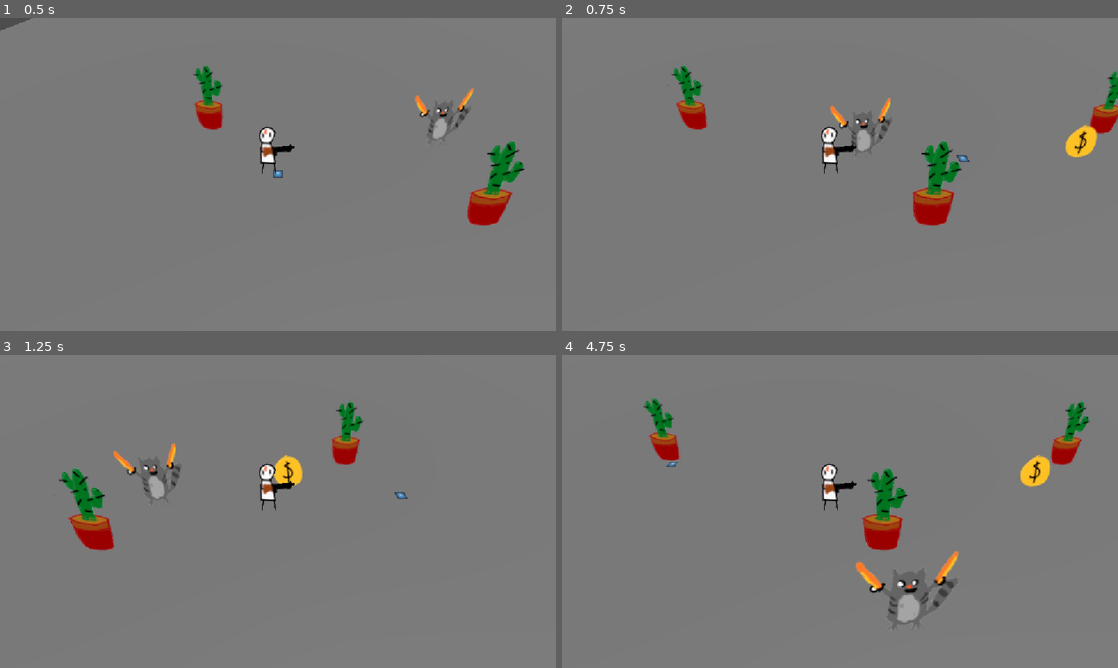
Above: before the commit, frames 1-4 (two rows, left to right).
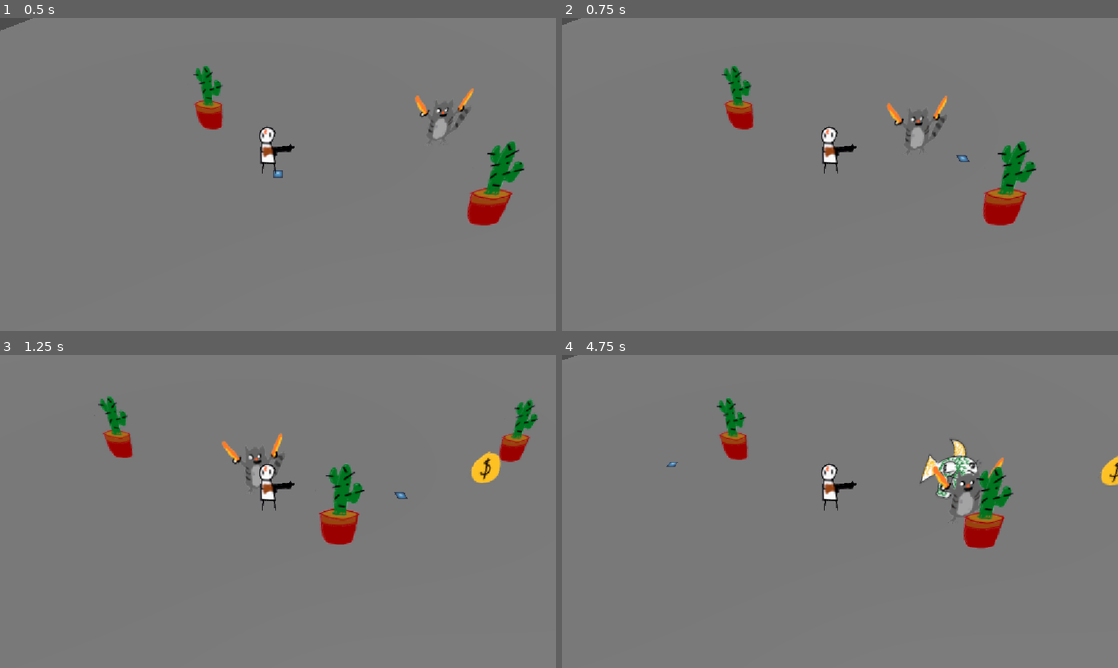
Above: after the commit, the same moments.

Repository: gmuGADIG/DEADSHOT
Game: Godot game, scene res://test_scenes/example_scene.tscn
Two runs of this game, one before a commit and one after it. Both use one fixed random seed, a clock stepped at 60 frames per second and the inputs below. This scene is started directly instead of the project's main scene. The engine's default icon, where the game draws it, is replaced by a stand-in: a white triangle on a blue panel in a dark square.
Inputs (mouse positions are in pixels of both pictures, inside the frame that each line leads up to):
- Up to frame 1 (0.5 s): no input
- Up to frame 2 (0.75 s): move the mouse to (962, 158) at 0.52 s; press the mouse at (962, 158) at 0.53 s; hold D (move_right) from 0.53 s (still down)
- Up to frame 3 (1.25 s): keep holding D (move_right)
- Up to frame 4 (4.75 s): move the mouse to (728, 527) at 1.27 s; release D (move_right) at 1.28 s; release the mouse at (728, 527) at 1.28 s; hold S (move_down) 1.28-2.03 s; tap E (interact) at 1.35 s; move the mouse to (895, 442) at 2.02 s; hold D (move_right) 2.03-2.78 s; tap Space (roll) at 2.1, 4.35 s; move the mouse to (812, 574) at 2.77 s; hold W (move_up) 2.78-3.53 s; click (812, 574) at 2.85 s; move the mouse to (1006, 558) at 3.52 s; hold E (interact) 3.53-4.28 s; hold A (move_left) from 3.53 s (still down); move the mouse to (673, 464) at 4.27 s

Frame 1 is identical in both runs. In frame 2, 6.1% of the frame differs, in the area x 0-100%, y 0-67%; in frame 3, 6.2%; in frame 4, 7.4%, in the area x 0-100%, y 0-86%.

Commit message:
Created judge.tscn and made it chase the player, next up is coding its attacks

Diff:
--- a/test_scenes/example_scene.tscn
+++ b/test_scenes/example_scene.tscn
@@ -1,6 +1,7 @@
-[gd_scene load_steps=8 format=3 uid="uid://d3o7riajla512"]
+[gd_scene load_steps=9 format=3 uid="uid://d3o7riajla512"]
 
 [ext_resource type="PackedScene" uid="uid://cr05xakri7lnw" path="res://world/floor/floor_gen.tscn" id="1_plfsl"]
+[ext_resource type="PackedScene" uid="uid://cds222jsguaeo" path="res://world/enemy/judge/judge.tscn" id="2_0u0ns"]
 [ext_resource type="Texture2D" uid="uid://cjbsq7rk6r3h4" path="res://temp_art/gartic/cactus.png" id="2_p5u37"]
 [ext_resource type="Texture2D" uid="uid://sxaysn4gqoxo" path="res://temp_art/gartic/coin.png" id="3_p5u37"]
 [ext_resource type="PackedScene" uid="uid://dxdkwdigtcn43" path="res://world/enemy/test/enemy_test.tscn" id="4_wceyb"]
@@ -30,13 +31,14 @@
 
 [node name="EnemyTest3" parent="." instance=ExtResource("4_wceyb")]
 transform = Transform3D(1, 0, 0, 0, 1, 0, 0, 0, 1, -24.313042, 4.7683716e-07, 31.40265)
-type = 1
 starting_pos = Vector3(34, 0, 10)
 patrol_path = Array[Vector3]([Vector3(10, 1, 10), Vector3(-10, 1, 0), Vector3(-10, 1, -10), Vector3(10, 1, -10)])
 
+[node name="Judge" parent="." instance=ExtResource("2_0u0ns")]
+transform = Transform3D(1, 0, 0, 0, 1, 0, 0, 0, 1, 22.094841, 0, 0)
+
 [node name="Player" parent="." instance=ExtResource("5_plfsl")]
 transform = Transform3D(1, 0, 0, 0, 1, 0, 0, 0, 1, -2.53553, 4.7683716e-07, 0.9444761)
-walk_speed = 20.0
 
 [node name="DirectionalLight3D" type="DirectionalLight3D" parent="."]
 transform = Transform3D(0.92473876, -0.25272667, 0.28458285, 0, 0.74771696, 0.66401756, -0.3806024, -0.61404276, 0.69144285, 0, 0, 0)
--- a/world/enemy/base/enemy_base.tscn
+++ b/world/enemy/base/enemy_base.tscn
@@ -20,7 +20,6 @@
 
 [node name="Health" parent="." instance=ExtResource("2_17eo5")]
 unique_name_in_owner = true
-max_health = 10
 
 [node name="Hurtbox" parent="." node_paths=PackedStringArray("health_component") instance=ExtResource("3_1tv51")]
 health_component = NodePath("../Health")
--- a/world/enemy/judge/judge.gd
+++ b/world/enemy/judge/judge.gd
@@ -5,17 +5,12 @@
 
 #region Behaviour Functions
 
-func _init()->void:
-	max_hp = 100 #Obviously these are subject to change
-	damage = 5  #Don't know how much HP the player has rn so consider these placeholders
-
-
-func hostile()->void:
+func hostile() -> void:
 	set_movement_target(player.global_position);
 	should_move = not is_close_to_destination();
 	#Took this from enemy_test.gd, I figure that an aggressive enemy
 	#would pursue you in order to shoot you with a shotgun, a short-range weapon
 
-func attack()->void:
+func attack()-> void:
 	pass
 #endregion
--- /dev/null
+++ b/world/enemy/judge/judge.tscn
@@ -0,0 +1,23 @@
+[gd_scene load_steps=4 format=3 uid="uid://cds222jsguaeo"]
+
+[ext_resource type="PackedScene" uid="uid://dx3l0wduat3tp" path="res://world/enemy/base/enemy_base.tscn" id="1_ptf4h"]
+[ext_resource type="Script" uid="uid://ci4oenod3qpur" path="res://world/enemy/judge/judge.gd" id="2_5d0l7"]
+[ext_resource type="Texture2D" uid="uid://chnnd6opa6df5" path="res://temp_art/gartic/fish_man.png" id="3_j16i4"]
+
+[node name="Judge" instance=ExtResource("1_ptf4h")]
+script = ExtResource("2_5d0l7")
+
+[node name="Sprite3D" parent="." index="1"]
+transform = Transform3D(0.7, 0, 0, 0, 0.6062177, 0.35000017, 0, -0.35000017, 0.6062177, 0, 0.9881201, 0)
+texture = ExtResource("3_j16i4")
+
+[node name="VisibleOnScreenNotifier3D" type="VisibleOnScreenNotifier3D" parent="." index="3"]
+aabb = AABB(-0.5, 0, -0.5, 1, 1, 1)
+
+[node name="Health" parent="." index="4"]
+max_health = 50
+
+[node name="Hurtbox" parent="." index="5"]
+transform = Transform3D(1, 0, 0, 0, 1, 0, 0, 0, 1, 0, 1.0272667, 0)
+
+[connection signal="screen_entered" from="VisibleOnScreenNotifier3D" to="." method="_on_visible_on_screen_notifier_3d_screen_entered"]
--- a/world/enemy/test/enemy_test.tscn
+++ b/world/enemy/test/enemy_test.tscn
@@ -13,4 +13,7 @@
 [node name="VisibleOnScreenNotifier3D" type="VisibleOnScreenNotifier3D" parent="." index="3"]
 aabb = AABB(-0.5, 0, -0.5, 1, 1, 1)
 
+[node name="Health" parent="." index="4"]
+max_health = 10
+
 [connection signal="screen_entered" from="VisibleOnScreenNotifier3D" to="." method="_on_visible_on_screen_notifier_3d_screen_entered"]
